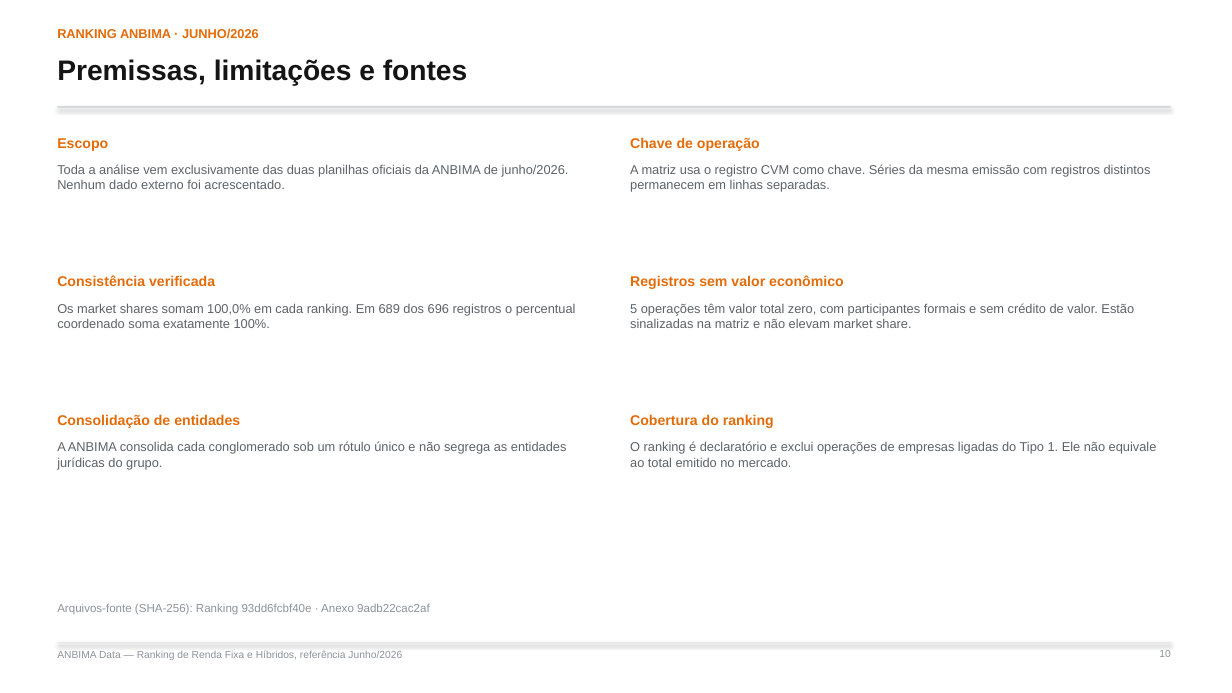
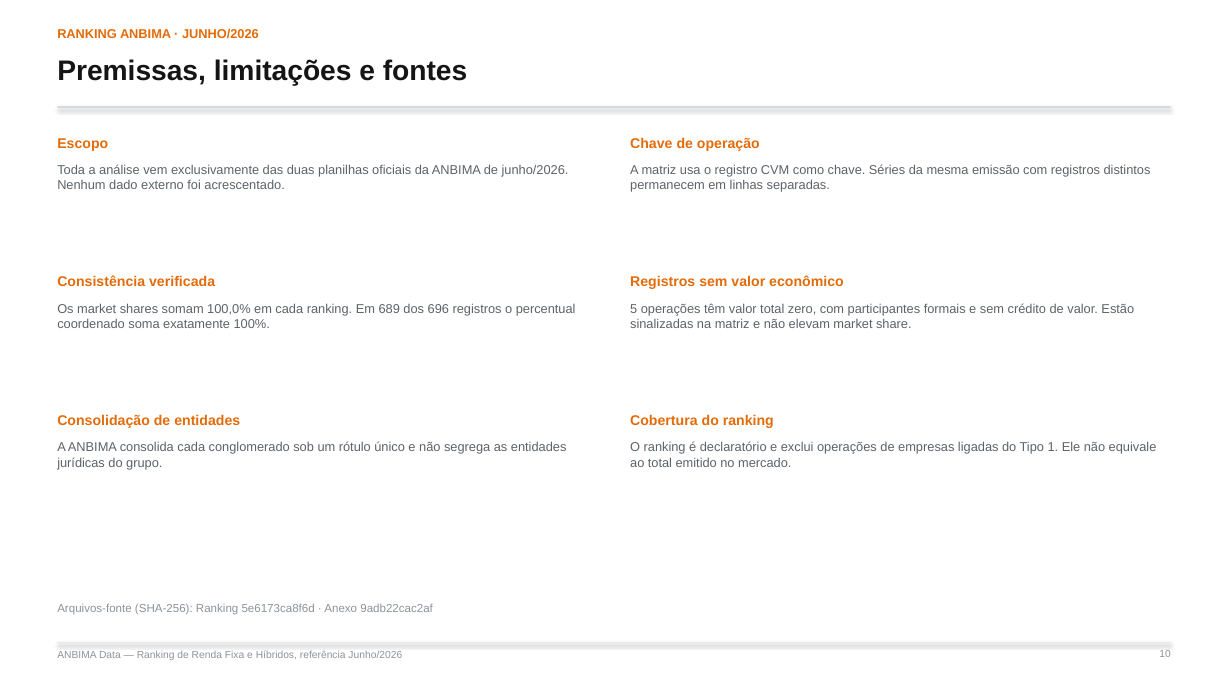
Before and after one commit to abalroar/fidc, a slide deck: slide 11 of outputs/anbima_executivo_1s26/ANBIMA_Itau_BBA_Renda_Fixa_1S26.pptx. Drawn at 1232x693 pixels with LibreOffice and Linux fonts; fonts in the diff are those of the drawing. Boxes give left, top, right and bottom in pixels: in the first picture for what was removed or moved away, otherwise in the second. Text is boxed around its words. In the diff, an @@ line names an element or a change of style, - is before the commit and + after.

```diff
--- a/outputs/anbima_executivo_1s26/ANBIMA_Itau_BBA_Renda_Fixa_1S26.pptx
+++ b/outputs/anbima_executivo_1s26/ANBIMA_Itau_BBA_Renda_Fixa_1S26.pptx
@@ text at bbox=[57, 603, 433, 614]: text changed @@
-Arquivos-fonte (SHA-256): Ranking 93dd6fcbf40e · Anexo 9adb22cac2af
+Arquivos-fonte (SHA-256): Ranking 5e6173ca8f6d · Anexo 9adb22cac2af
```
Also in this commit, not shown: 6 other files.
